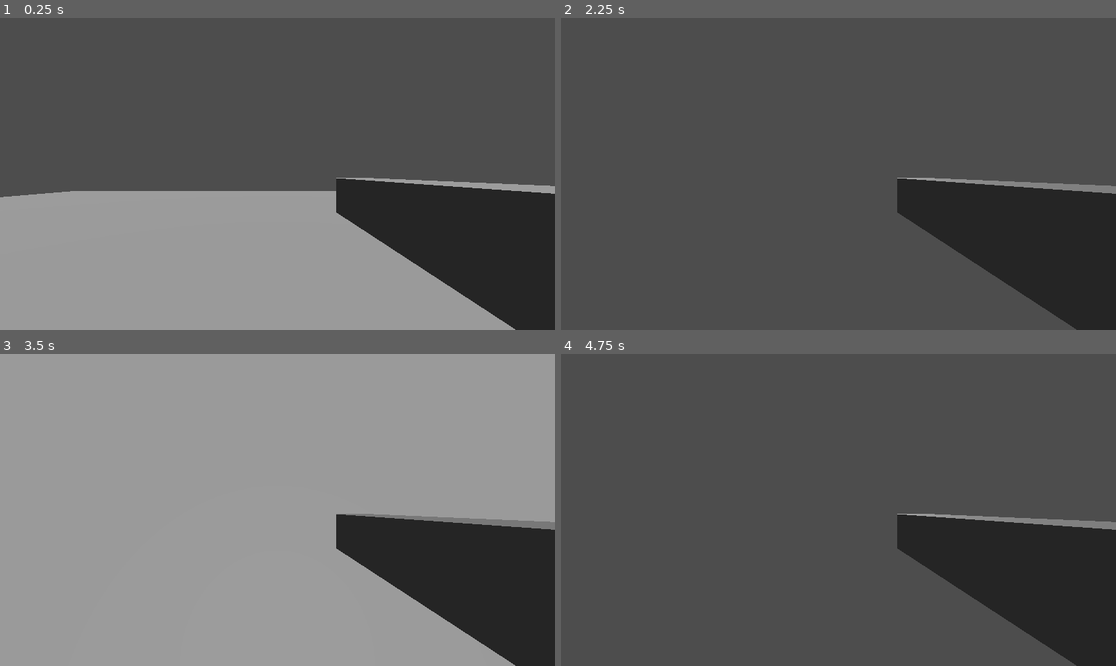
Above: before the commit, frames 1-4 (two rows, left to right).
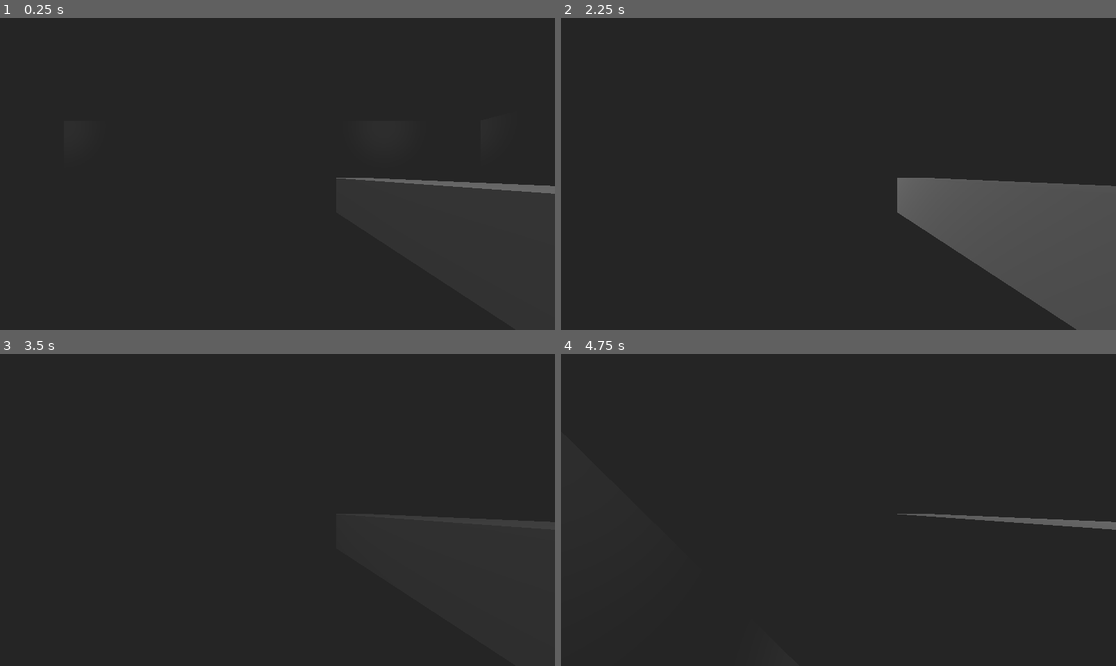
Above: after the commit, the same moments.

Repository: PrestonBrown1/3D-Game
Game: Godot game, scene res://game.tscn
Same seed, same stepped clock (60 frames per second), same inputs: the game is played once before the commit and once after it.
Inputs (mouse positions are in pixels of both pictures, inside the frame that each line leads up to):
- Up to frame 1 (0.25 s): no input
- Up to frame 2 (2.25 s): tap Enter at 0.5 s; move the mouse to (960, 158) at 0.52 s; hold D (Right) 0.53-1.28 s; tap Space (Jump) at 0.77, 1.52 s; move the mouse to (727, 189) at 1.27 s; hold S (Back) 1.28-2.03 s; move the mouse to (894, 105) at 2.02 s; hold D (Right) from 2.03 s (still down)
- Up to frame 3 (3.5 s): move the mouse to (249, 572) at 2.77 s; release D (Right) at 2.78 s; hold W (Forward) from 2.78 s (still down); tap Space (Jump) at 3.02 s
- Up to frame 4 (4.75 s): move the mouse to (1005, 556) at 3.52 s; release W (Forward) at 3.53 s; hold A (Left) from 3.53 s (still down); tap Space (Jump) at 3.77, 4.52 s; move the mouse to (672, 463) at 4.27 s

The runs differ from the first frame. In frame 1, 88% of the frame differs, in the area x 0-100%, y 0-100%; in frame 2, 100%; in frame 3, 88%; in frame 4, 88%.

Commit message:
Starting on a proper Level 1

Diff:
--- /dev/null
+++ b/Levels/level_1.tscn
@@ -0,0 +1,344 @@
+[gd_scene load_steps=6 format=3 uid="uid://cmeqt2d1lnsl5"]
+
+[sub_resource type="BoxMesh" id="BoxMesh_in21o"]
+
+[sub_resource type="BoxShape3D" id="BoxShape3D_upmt1"]
+
+[sub_resource type="BoxMesh" id="BoxMesh_588hs"]
+
+[sub_resource type="BoxShape3D" id="BoxShape3D_cfwwo"]
+
+[sub_resource type="BoxShape3D" id="BoxShape3D_ja6lf"]
+
+[node name="Level1" type="Node3D"]
+
+[node name="Floor" type="StaticBody3D" parent="."]
+
+[node name="MeshInstance3D" type="MeshInstance3D" parent="Floor"]
+transform = Transform3D(150, 0, 0, 0, 1, 0, 0, 0, 150, 0, 0, 0)
+mesh = SubResource("BoxMesh_in21o")
+skeleton = NodePath("../..")
+
+[node name="CollisionShape3D" type="CollisionShape3D" parent="Floor"]
+transform = Transform3D(150, 0, 0, 0, 1, 0, 0, 0, 150, 0, 0, 0)
+shape = SubResource("BoxShape3D_upmt1")
+
+[node name="Ceiling" type="StaticBody3D" parent="."]
+transform = Transform3D(1, 0, 0, 0, 1, 0, 0, 0, 1, 0, 5, 0)
+
+[node name="MeshInstance3D" type="MeshInstance3D" parent="Ceiling"]
+transform = Transform3D(150, 0, 0, 0, 1, 0, 0, 0, 150, 0, 0, 0)
+mesh = SubResource("BoxMesh_in21o")
+skeleton = NodePath("../..")
+
+[node name="CollisionShape3D" type="CollisionShape3D" parent="Ceiling"]
+transform = Transform3D(150, 0, 0, 0, 1, 0, 0, 0, 150, 0, 0, 0)
+shape = SubResource("BoxShape3D_upmt1")
+
+[node name="Walls" type="Node3D" parent="."]
+
+[node name="Wall1" type="StaticBody3D" parent="Walls"]
+transform = Transform3D(1, 0, 0, 0, 1, 0, 0, 0, 1, 0, 2.5, -75)
+
+[node name="MeshInstance3D" type="MeshInstance3D" parent="Walls/Wall1"]
+transform = Transform3D(150, 0, 0, 0, 5, 0, 0, 0, 1, 0, 0, 0)
+mesh = SubResource("BoxMesh_588hs")
+
+[node name="CollisionShape3D" type="CollisionShape3D" parent="Walls/Wall1"]
+transform = Transform3D(150, 0, 0, 0, 5, 0, 0, 0, 1, 0, 0, 0)
+shape = SubResource("BoxShape3D_cfwwo")
+
+[node name="Wall2" type="StaticBody3D" parent="Walls"]
+transform = Transform3D(1, 0, 0, 0, 1, 0, 0, 0, 1, 0, 2.5, 75)
+
+[node name="MeshInstance3D" type="MeshInstance3D" parent="Walls/Wall2"]
+transform = Transform3D(150, 0, 0, 0, 5, 0, 0, 0, 1, 0, 0, 0)
+mesh = SubResource("BoxMesh_588hs")
+
+[node name="CollisionShape3D" type="CollisionShape3D" parent="Walls/Wall2"]
+transform = Transform3D(150, 0, 0, 0, 5, 0, 0, 0, 1, 0, 0, 0)
+shape = SubResource("BoxShape3D_cfwwo")
+
+[node name="Wall3" type="StaticBody3D" parent="Walls"]
+transform = Transform3D(-4.37114e-08, 0, 1, 0, 1, 0, -1, 0, -4.37114e-08, 75, 2.5, 0)
+
+[node name="MeshInstance3D" type="MeshInstance3D" parent="Walls/Wall3"]
+transform = Transform3D(150, 0, 0, 0, 5, 0, 0, 0, 1, 0, 0, 0)
+mesh = SubResource("BoxMesh_588hs")
+
+[node name="CollisionShape3D" type="CollisionShape3D" parent="Walls/Wall3"]
+transform = Transform3D(150, 0, 0, 0, 5, 0, 0, 0, 1, 0, 0, 0)
+shape = SubResource("BoxShape3D_cfwwo")
+
+[node name="Wall4" type="StaticBody3D" parent="Walls"]
+transform = Transform3D(-4.37114e-08, 0, 1, 0, 1, 0, -1, 0, -4.37114e-08, -75, 2.5, 0)
+
+[node name="MeshInstance3D" type="MeshInstance3D" parent="Walls/Wall4"]
+transform = Transform3D(150, 0, 0, 0, 5, 0, 0, 0, 1, 0, 0, 0)
+mesh = SubResource("BoxMesh_588hs")
+
+[node name="CollisionShape3D" type="CollisionShape3D" parent="Walls/Wall4"]
+transform = Transform3D(150, 0, 0, 0, 5, 0, 0, 0, 1, 0, 0, 0)
+shape = SubResource("BoxShape3D_cfwwo")
+
+[node name="MazeWall1" type="StaticBody3D" parent="Walls"]
+transform = Transform3D(1, 0, 0, 0, 1, 0, 0, 0, 1, 0, 2.5, 10)
+
+[node name="MeshInstance3D" type="MeshInstance3D" parent="Walls/MazeWall1"]
+transform = Transform3D(20, 0, 0, 0, 5, 0, 0, 0, 1, 0, 0, 0)
+mesh = SubResource("BoxMesh_588hs")
+
+[node name="CollisionShape3D" type="CollisionShape3D" parent="Walls/MazeWall1"]
+transform = Transform3D(20, 0, 0, 0, 5, 0, 0, 0, 1, 0, 0, 0)
+shape = SubResource("BoxShape3D_ja6lf")
+
+[node name="MazeWall2" type="StaticBody3D" parent="Walls"]
+transform = Transform3D(-4.37114e-08, 0, 1, 0, 1, 0, -1, 0, -4.37114e-08, 10, 2.5, 0)
+
+[node name="MeshInstance3D" type="MeshInstance3D" parent="Walls/MazeWall2"]
+transform = Transform3D(20, 0, 0, 0, 5, 0, 0, 0, 1, 0, 0, 0)
+mesh = SubResource("BoxMesh_588hs")
+
+[node name="CollisionShape3D" type="CollisionShape3D" parent="Walls/MazeWall2"]
+transform = Transform3D(20, 0, 0, 0, 5, 0, 0, 0, 1, 0, 0, 0)
+shape = SubResource("BoxShape3D_ja6lf")
+
+[node name="MazeWall3" type="StaticBody3D" parent="Walls"]
+transform = Transform3D(1, 0, 0, 0, 1, 0, 0, 0, 1, 0, 2.5, -10)
+
+[node name="MeshInstance3D" type="MeshInstance3D" parent="Walls/MazeWall3"]
+transform = Transform3D(20, 0, 0, 0, 5, 0, 0, 0, 1, 0, 0, 0)
+mesh = SubResource("BoxMesh_588hs")
+
+[node name="CollisionShape3D" type="CollisionShape3D" parent="Walls/MazeWall3"]
+transform = Transform3D(20, 0, 0, 0, 5, 0, 0, 0, 1, 0, 0, 0)
+shape = SubResource("BoxShape3D_ja6lf")
+
+[node name="LightsContainer" type="Node3D" parent="."]
+
+[node name="Lights" type="Node3D" parent="LightsContainer"]
+
+[node name="Light1" type="OmniLight3D" parent="LightsContainer/Lights"]
+transform = Transform3D(1, 0, 0, 0, 1, 0, 0, 0, 1, 0, 4.23066, 0)
+
+[node name="Light3" type="OmniLight3D" parent="LightsContainer/Lights"]
+transform = Transform3D(1, 0, 0, 0, 1, 0, 0, 0, 1, 0, 4.231, -5)
+
+[node name="Light2" type="OmniLight3D" parent="LightsContainer/Lights"]
+transform = Transform3D(1, 0, 0, 0, 1, 0, 0, 0, 1, 0, 4.231, 5)
+
+[node name="Light4" type="OmniLight3D" parent="LightsContainer/Lights"]
+transform = Transform3D(1, 0, 0, 0, 1, 0, 0, 0, 1, -5, 4.23066, 0)
+
+[node name="Light5" type="OmniLight3D" parent="LightsContainer/Lights"]
+transform = Transform3D(1, 0, 0, 0, 1, 0, 0, 0, 1, -5, 4.231, -5)
+
+[node name="Light6" type="OmniLight3D" parent="LightsContainer/Lights"]
+transform = Transform3D(1, 0, 0, 0, 1, 0, 0, 0, 1, -5, 4.231, 5)
+
+[node name="Light7" type="OmniLight3D" parent="LightsContainer/Lights"]
+transform = Transform3D(1, 0, 0, 0, 1, 0, 0, 0, 1, 5, 4.23066, 0)
+
+[node name="Light8" type="OmniLight3D" parent="LightsContainer/Lights"]
+transform = Transform3D(1, 0, 0, 0, 1, 0, 0, 0, 1, 5, 4.231, -5)
+
+[node name="Light9" type="OmniLight3D" parent="LightsContainer/Lights"]
+transform = Transform3D(1, 0, 0, 0, 1, 0, 0, 0, 1, 5, 4.231, 5)
+
+[node name="Light10" type="OmniLight3D" parent="LightsContainer/Lights"]
+transform = Transform3D(1, 0, 0, 0, 1, 0, 0, 0, 1, -10, 4.23066, 0)
+
+[node name="Light11" type="OmniLight3D" parent="LightsContainer/Lights"]
+transform = Transform3D(1, 0, 0, 0, 1, 0, 0, 0, 1, -10, 4.231, -5)
+
+[node name="Light12" type="OmniLight3D" parent="LightsContainer/Lights"]
+transform = Transform3D(1, 0, 0, 0, 1, 0, 0, 0, 1, -10, 4.231, 5)
+
+[node name="Light13" type="OmniLight3D" parent="LightsContainer/Lights"]
+transform = Transform3D(1, 0, 0, 0, 1, 0, 0, 0, 1, -15, 4.23066, 0)
+
+[node name="Light14" type="OmniLight3D" parent="LightsContainer/Lights"]
+transform = Transform3D(1, 0, 0, 0, 1, 0, 0, 0, 1, -15, 4.231, -5)
+
+[node name="Light15" type="OmniLight3D" parent="LightsContainer/Lights"]
+transform = Transform3D(1, 0, 0, 0, 1, 0, 0, 0, 1, -15, 4.231, 5)
+
+[node name="Light16" type="OmniLight3D" parent="LightsContainer/Lights"]
+transform = Transform3D(1, 0, 0, 0, 1, 0, 0, 0, 1, -20, 4.23066, 0)
+
+[node name="Light17" type="OmniLight3D" parent="LightsContainer/Lights"]
+transform = Transform3D(1, 0, 0, 0, 1, 0, 0, 0, 1, -20, 4.231, -5)
+
+[node name="Light18" type="OmniLight3D" parent="LightsContainer/Lights"]
+transform = Transform3D(1, 0, 0, 0, 1, 0, 0, 0, 1, -20, 4.231, 5)
+
+[node name="Lights2" type="Node3D" parent="LightsContainer"]
+transform = Transform3D(1, 0, 0, 0, 1, 0, 0, 0, 1, 0, 0, 15)
+
+[node name="Light1" type="OmniLight3D" parent="LightsContainer/Lights2"]
+transform = Transform3D(1, 0, 0, 0, 1, 0, 0, 0, 1, 0, 4.23066, 0)
+
+[node name="Light3" type="OmniLight3D" parent="LightsContainer/Lights2"]
+transform = Transform3D(1, 0, 0, 0, 1, 0, 0, 0, 1, 0, 4.231, -5)
+
+[node name="Light2" type="OmniLight3D" parent="LightsContainer/Lights2"]
+transform = Transform3D(1, 0, 0, 0, 1, 0, 0, 0, 1, 0, 4.231, 5)
+
+[node name="Light4" type="OmniLight3D" parent="LightsContainer/Lights2"]
+transform = Transform3D(1, 0, 0, 0, 1, 0, 0, 0, 1, -5, 4.23066, 0)
+
+[node name="Light5" type="OmniLight3D" parent="LightsContainer/Lights2"]
+transform = Transform3D(1, 0, 0, 0, 1, 0, 0, 0, 1, -5, 4.231, -5)
+
+[node name="Light6" type="OmniLight3D" parent="LightsContainer/Lights2"]
+transform = Transform3D(1, 0, 0, 0, 1, 0, 0, 0, 1, -5, 4.231, 5)
+
+[node name="Light7" type="OmniLight3D" parent="LightsContainer/Lights2"]
+transform = Transform3D(1, 0, 0, 0, 1, 0, 0, 0, 1, 5, 4.23066, 0)
+
+[node name="Light8" type="OmniLight3D" parent="LightsContainer/Lights2"]
+transform = Transform3D(1, 0, 0, 0, 1, 0, 0, 0, 1, 5, 4.231, -5)
+
+[node name="Light9" type="OmniLight3D" parent="LightsContainer/Lights2"]
+transform = Transform3D(1, 0, 0, 0, 1, 0, 0, 0, 1, 5, 4.231, 5)
+
+[node name="Light10" type="OmniLight3D" parent="LightsContainer/Lights2"]
+transform = Transform3D(1, 0, 0, 0, 1, 0, 0, 0, 1, -10, 4.23066, 0)
+
+[node name="Light11" type="OmniLight3D" parent="LightsContainer/Lights2"]
+transform = Transform3D(1, 0, 0, 0, 1, 0, 0, 0, 1, -10, 4.231, -5)
+
+[node name="Light12" type="OmniLight3D" parent="LightsContainer/Lights2"]
+transform = Transform3D(1, 0, 0, 0, 1, 0, 0, 0, 1, -10, 4.231, 5)
+
+[node name="Light13" type="OmniLight3D" parent="LightsContainer/Lights2"]
+transform = Transform3D(1, 0, 0, 0, 1, 0, 0, 0, 1, -15, 4.23066, 0)
+
+[node name="Light14" type="OmniLight3D" parent="LightsContainer/Lights2"]
+transform = Transform3D(1, 0, 0, 0, 1, 0, 0, 0, 1, -15, 4.231, -5)
+
+[node name="Light15" type="OmniLight3D" parent="LightsContainer/Lights2"]
+transform = Transform3D(1, 0, 0, 0, 1, 0, 0, 0, 1, -15, 4.231, 5)
+
+[node name="Light16" type="OmniLight3D" parent="LightsContainer/Lights2"]
+transform = Transform3D(1, 0, 0, 0, 1, 0, 0, 0, 1, -20, 4.23066, 0)
+
+[node name="Light17" type="OmniLight3D" parent="LightsContainer/Lights2"]
+transform = Transform3D(1, 0, 0, 0, 1, 0, 0, 0, 1, -20, 4.231, -5)
+
+[node name="Light18" type="OmniLight3D" parent="LightsContainer/Lights2"]
+transform = Transform3D(1, 0, 0, 0, 1, 0, 0, 0, 1, -20, 4.231, 5)
+
+[node name="Lights3" type="Node3D" parent="LightsContainer"]
+transform = Transform3D(1, 0, 0, 0, 1, 0, 0, 0, 1, 0, 0, -15)
+
+[node name="Light1" type="OmniLight3D" parent="LightsContainer/Lights3"]
+transform = Transform3D(1, 0, 0, 0, 1, 0, 0, 0, 1, 0, 4.23066, 0)
+
+[node name="Light3" type="OmniLight3D" parent="LightsContainer/Lights3"]
+transform = Transform3D(1, 0, 0, 0, 1, 0, 0, 0, 1, 0, 4.231, -5)
+
+[node name="Light2" type="OmniLight3D" parent="LightsContainer/Lights3"]
+transform = Transform3D(1, 0, 0, 0, 1, 0, 0, 0, 1, 0, 4.231, 5)
+
+[node name="Light4" type="OmniLight3D" parent="LightsContainer/Lights3"]
+transform = Transform3D(1, 0, 0, 0, 1, 0, 0, 0, 1, -5, 4.23066, 0)
+
+[node name="Light5" type="OmniLight3D" parent="LightsContainer/Lights3"]
+transform = Transform3D(1, 0, 0, 0, 1, 0, 0, 0, 1, -5, 4.231, -5)
+
+[node name="Light6" type="OmniLight3D" parent="LightsContainer/Lights3"]
+transform = Transform3D(1, 0, 0, 0, 1, 0, 0, 0, 1, -5, 4.231, 5)
+
+[node name="Light7" type="OmniLight3D" parent="LightsContainer/Lights3"]
+transform = Transform3D(1, 0, 0, 0, 1, 0, 0, 0, 1, 5, 4.23066, 0)
+
+[node name="Light8" type="OmniLight3D" parent="LightsContainer/Lights3"]
+transform = Transform3D(1, 0, 0, 0, 1, 0, 0, 0, 1, 5, 4.231, -5)
+
+[node name="Light9" type="OmniLight3D" parent="LightsContainer/Lights3"]
+transform = Transform3D(1, 0, 0, 0, 1, 0, 0, 0, 1, 5, 4.231, 5)
+
+[node name="Light10" type="OmniLight3D" parent="LightsContainer/Lights3"]
+transform = Transform3D(1, 0, 0, 0, 1, 0, 0, 0, 1, -10, 4.23066, 0)
+
+[node name="Light11" type="OmniLight3D" parent="LightsContainer/Lights3"]
+transform = Transform3D(1, 0, 0, 0, 1, 0, 0, 0, 1, -10, 4.231, -5)
+
+[node name="Light12" type="OmniLight3D" parent="LightsContainer/Lights3"]
+transform = Transform3D(1, 0, 0, 0, 1, 0, 0, 0, 1, -10, 4.231, 5)
+
+[node name="Light13" type="OmniLight3D" parent="LightsContainer/Lights3"]
+transform = Transform3D(1, 0, 0, 0, 1, 0, 0, 0, 1, -15, 4.23066, 0)
+
+[node name="Light14" type="OmniLight3D" parent="LightsContainer/Lights3"]
+transform = Transform3D(1, 0, 0, 0, 1, 0, 0, 0, 1, -15, 4.231, -5)
+
+[node name="Light15" type="OmniLight3D" parent="LightsContainer/Lights3"]
+transform = Transform3D(1, 0, 0, 0, 1, 0, 0, 0, 1, -15, 4.231, 5)
+
+[node name="Light16" type="OmniLight3D" parent="LightsContainer/Lights3"]
+transform = Transform3D(1, 0, 0, 0, 1, 0, 0, 0, 1, -20, 4.23066, 0)
+
+[node name="Light17" type="OmniLight3D" parent="LightsContainer/Lights3"]
+transform = Transform3D(1, 0, 0, 0, 1, 0, 0, 0, 1, -20, 4.231, -5)
+
+[node name="Light18" type="OmniLight3D" parent="LightsContainer/Lights3"]
+transform = Transform3D(1, 0, 0, 0, 1, 0, 0, 0, 1, -20, 4.231, 5)
+
+[node name="Lights4" type="Node3D" parent="LightsContainer"]
+transform = Transform3D(1, 0, 0, 0, 1, 0, 0, 0, 1, -30, 0, 0)
+
+[node name="Light1" type="OmniLight3D" parent="LightsContainer/Lights4"]
+transform = Transform3D(1, 0, 0, 0, 1, 0, 0, 0, 1, 0, 4.23066, 0)
+
+[node name="Light3" type="OmniLight3D" parent="LightsContainer/Lights4"]
+transform = Transform3D(1, 0, 0, 0, 1, 0, 0, 0, 1, 0, 4.231, -5)
+
+[node name="Light2" type="OmniLight3D" parent="LightsContainer/Lights4"]
+transform = Transform3D(1, 0, 0, 0, 1, 0, 0, 0, 1, 0, 4.231, 5)
+
+[node name="Light4" type="OmniLight3D" parent="LightsContainer/Lights4"]
+transform = Transform3D(1, 0, 0, 0, 1, 0, 0, 0, 1, -5, 4.23066, 0)
+
+[node name="Light5" type="OmniLight3D" parent="LightsContainer/Lights4"]
+transform = Transform3D(1, 0, 0, 0, 1, 0, 0, 0, 1, -5, 4.231, -5)
+
+[node name="Light6" type="OmniLight3D" parent="LightsContainer/Lights4"]
+transform = Transform3D(1, 0, 0, 0, 1, 0, 0, 0, 1, -5, 4.231, 5)
+
+[node name="Light7" type="OmniLight3D" parent="LightsContainer/Lights4"]
+transform = Transform3D(1, 0, 0, 0, 1, 0, 0, 0, 1, 5, 4.23066, 0)
+
+[node name="Light8" type="OmniLight3D" parent="LightsContainer/Lights4"]
+transform = Transform3D(1, 0, 0, 0, 1, 0, 0, 0, 1, 5, 4.231, -5)
+
+[node name="Light9" type="OmniLight3D" parent="LightsContainer/Lights4"]
+transform = Transform3D(1, 0, 0, 0, 1, 0, 0, 0, 1, 5, 4.231, 5)
+
+[node name="Light10" type="OmniLight3D" parent="LightsContainer/Lights4"]
+transform = Transform3D(1, 0, 0, 0, 1, 0, 0, 0, 1, -10, 4.23066, 0)
+
+[node name="Light11" type="OmniLight3D" parent="LightsContainer/Lights4"]
+transform = Transform3D(1, 0, 0, 0, 1, 0, 0, 0, 1, -10, 4.231, -5)
+
+[node name="Light12" type="OmniLight3D" parent="LightsContainer/Lights4"]
+transform = Transform3D(1, 0, 0, 0, 1, 0, 0, 0, 1, -10, 4.231, 5)
+
+[node name="Light13" type="OmniLight3D" parent="LightsContainer/Lights4"]
+transform = Transform3D(1, 0, 0, 0, 1, 0, 0, 0, 1, -15, 4.23066, 0)
+
+[node name="Light14" type="OmniLight3D" parent="LightsContainer/Lights4"]
+transform = Transform3D(1, 0, 0, 0, 1, 0, 0, 0, 1, -15, 4.231, -5)
+
+[node name="Light15" type="OmniLight3D" parent="LightsContainer/Lights4"]
+transform = Transform3D(1, 0, 0, 0, 1, 0, 0, 0, 1, -15, 4.231, 5)
+
+[node name="Light16" type="OmniLight3D" parent="LightsContainer/Lights4"]
+transform = Transform3D(1, 0, 0, 0, 1, 0, 0, 0, 1, -20, 4.23066, 0)
+
+[node name="Light17" type="OmniLight3D" parent="LightsContainer/Lights4"]
+transform = Transform3D(1, 0, 0, 0, 1, 0, 0, 0, 1, -20, 4.231, -5)
+
+[node name="Light18" type="OmniLight3D" parent="LightsContainer/Lights4"]
+transform = Transform3D(1, 0, 0, 0, 1, 0, 0, 0, 1, -20, 4.231, 5)
--- a/Player/player.gd
+++ b/Player/player.gd
@@ -1,7 +1,7 @@
 extends CharacterBody3D
 
 
-const SPEED = 5.0
+const SPEED = 7.5
 const JUMP_VELOCITY = 4.5
 var MOUSE_SENSITIVITY = .01
 var MOUSE_RANGE = 1
@@ -9,6 +9,8 @@
 # Get the gravity from the project settings to be synced with RigidBody nodes.
 var gravity = ProjectSettings.get_setting("physics/3d/default_gravity")
 
+func _ready():
+	Input.mouse_mode = Input.MOUSE_MODE_CAPTURED
 
 func _unhandled_input(event):
 	# if the mouse has moved
--- a/game.tscn
+++ b/game.tscn
@@ -1,12 +1,9 @@
-[gd_scene load_steps=5 format=3 uid="uid://bk0sd41d7jjch"]
+[gd_scene load_steps=4 format=3 uid="uid://bk0sd41d7jjch"]
 
 [ext_resource type="PackedScene" uid="uid://bbjroveyyxi1a" path="res://Player/player.tscn" id="1_efxd8"]
+[ext_resource type="PackedScene" uid="uid://cmeqt2d1lnsl5" path="res://Levels/level_1.tscn" id="2_jwf7o"]
 
 [sub_resource type="Environment" id="Environment_pdvut"]
-
-[sub_resource type="BoxMesh" id="BoxMesh_yujga"]
-
-[sub_resource type="BoxShape3D" id="BoxShape3D_js8bt"]
 
 [node name="Game" type="Node3D"]
 
@@ -15,16 +12,6 @@
 
 [node name="Player" parent="." instance=ExtResource("1_efxd8")]
 
-[node name="StaticBody3D" type="StaticBody3D" parent="."]
-transform = Transform3D(1, 0, 0, 0, 1, 0, 0, 0, 1, 0, -2, 0)
+[node name="LevelContainer" type="Node3D" parent="."]
 
-[node name="MeshInstance3D" type="MeshInstance3D" parent="StaticBody3D"]
-transform = Transform3D(40, 0, 0, 0, 1, 0, 0, 0, 40, 0, 0, 0)
-mesh = SubResource("BoxMesh_yujga")
-
-[node name="CollisionShape3D" type="CollisionShape3D" parent="StaticBody3D"]
-transform = Transform3D(40, 0, 0, 0, 1, 0, 0, 0, 40, 0, 0, 0)
-shape = SubResource("BoxShape3D_js8bt")
-
-[node name="DirectionalLight3D" type="DirectionalLight3D" parent="."]
-transform = Transform3D(1, 0, 0, 0, -4.37114e-08, 1, 0, -1, -4.37114e-08, 0, 100, 0)
+[node name="Level1" parent="LevelContainer" instance=ExtResource("2_jwf7o")]
